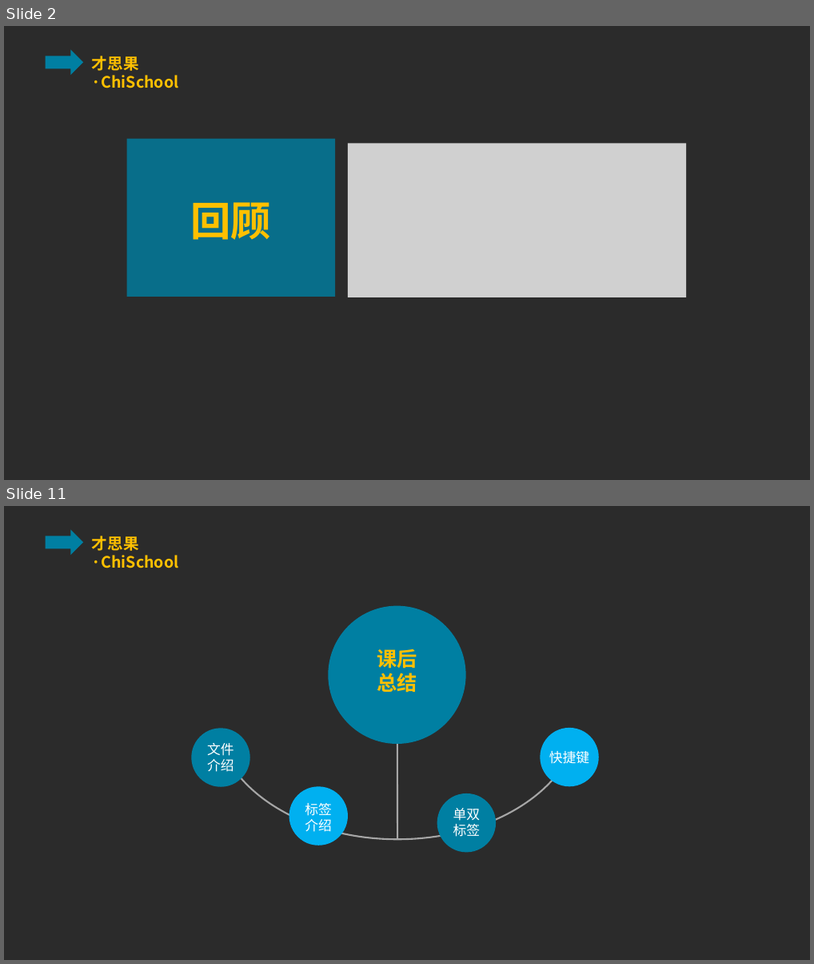
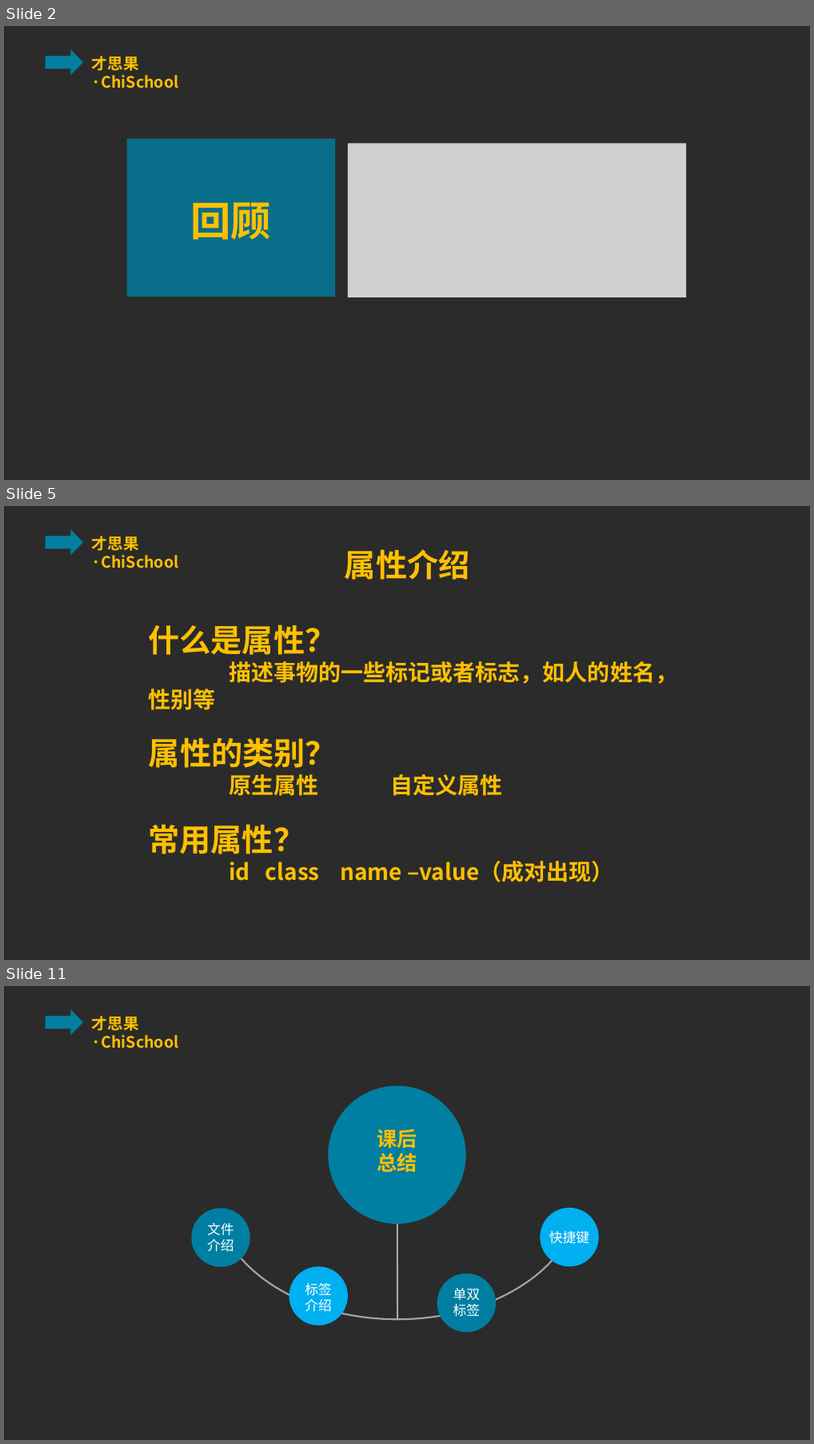
Before and after one commit to ppliu1987/chichool, a slide deck: html/class/lesson_four/lesson_four.pptx. Shown one above the other, each under a label of ours: slides 2 and 11 before the commit, slides 2, 5 and 11 after it; the slides between them are not shown. The pictures are 814x964 and 814x1444 pixels, drawn with LibreOffice and Linux fonts; fonts in the diff are those of the drawing; grey boxes stand for pictures; background and template pictures are left out; a plain dark background stands for a picture behind light text. Boxes give left, top, right and bottom in pixels: in the first picture for what was removed or moved away, otherwise in the second. Text is boxed around its words. In the diff, an @@ line names an element or a change of style, - is before the commit and + after.

```diff
--- a/html/class/lesson_four/lesson_four.pptx
+++ b/html/class/lesson_four/lesson_four.pptx
@@ slide 5 added at [4,506,810,960], background picture (left out); not listed: 2 template elements that a slide beside it also shows @@
@@ text added at [345,549,470,580], 28 pt, text #FFC000, bold @@
+属性介绍
@@ text added at [149,624,678,684], 20 pt, text #FFC000, bold @@
+什么是属性？
+描述事物的一些标记或者标志，如人的姓名，性别等
@@ text added at [149,737,502,796], 20 pt, text #FFC000, bold @@
+属性的类别？
+原生属性 自定义属性
@@ text added at [149,824,614,882], 20 pt, text #FFC000, bold @@
+常用属性？
+id class name –value（成对出现）
```
Also in this commit, not shown: 1 slide changed, 7 other slides added, 8 slides removed.
